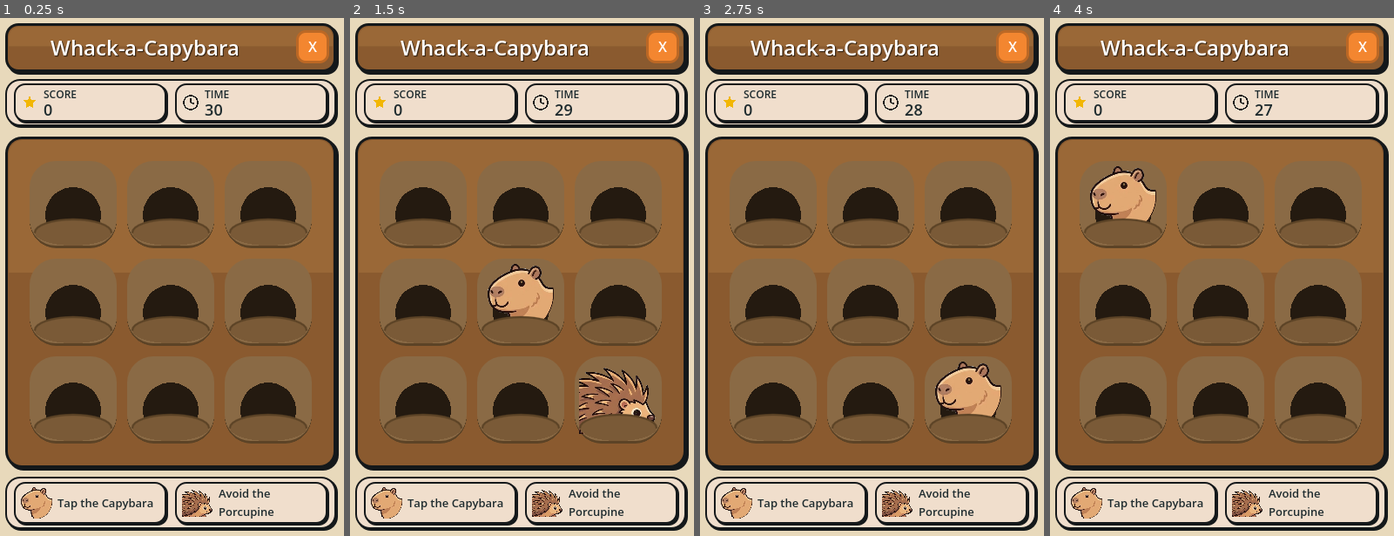
Above: before the commit, frames 1-4 (left to right).
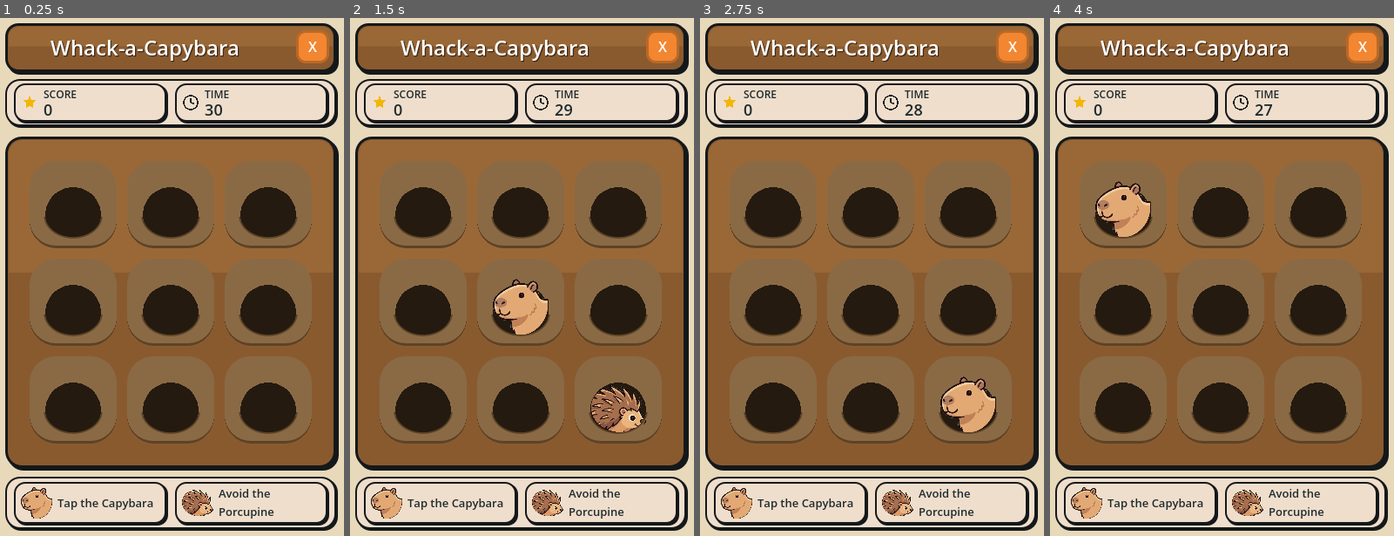
Above: after the commit, the same moments.

Repository: melissajrichardson99/cap-companion
Game: Godot game, scene res://scenes/Main.tscn
Same seed, same stepped clock (60 frames per second), same inputs: the game is played once before the commit and once after it.
Inputs (mouse positions are in pixels of both pictures, inside the frame that each line leads up to):
- Up to frame 1 (0.25 s): no input
- Up to frame 2 (1.5 s): click (422, 204) at 0.5 s; click (522, 204) at 1.25 s
- Up to frame 3 (2.75 s): click (968, 204) at 2 s
- Up to frame 4 (4 s): click (1122, 302) at 2.75 s; click (1222, 302) at 3.5 s

The runs differ from the first frame. In frame 1, 4.5% of the frame differs, in the area x 9-90%, y 38-97%; in frame 2, 6.7%; in frame 3, 5.5%; in frame 4, 5.5%.

Commit message:
Further updates to whack a capybara

Diff:
--- a/minigames/whack_a_capybara/scripts/Main.gd
+++ b/minigames/whack_a_capybara/scripts/Main.gd
@@ -59,7 +59,18 @@
 const CAPY_CROP_RADII := Vector2(112, 120)
 const CAPY_CROP_STROKE := 3.0
 const CAPY_OUTLINE := Color("#26110c")
-const COLOR_DIRT_LIP := Color("#7a5a37")
+# porcupine_face.png has the same kind of hard crop, along its left edge and
+# its whole bottom edge; the same load-time trim rounds it off (and drops a
+# paw fragment that would otherwise poke out past the hole's front rim).
+const PORC_CROP_CENTER := Vector2(160, 128)
+const PORC_CROP_RADII := Vector2(160, 128)
+
+# Critters are contain-fit into a square no wider than the hole opening
+# (64% of the cell), centred on the hole, with their bottom edge tucked just
+# behind the hole's front rim.
+const CRITTER_MAX_SIDE := 64.0
+const CRITTER_LIFT := 3.0
+const RIM_THICKNESS := 7.0
 
 @onready var score_caption_label: Label = $UI/StatsBar/ScorePill/CaptionLabel
 @onready var score_value_label: Label = $UI/StatsBar/ScorePill/ValueLabel
@@ -83,10 +94,12 @@
 var game_clock: float = 0.0
 
 var capybara_texture: Texture2D = CAPYBARA_TEXTURE
+var porcupine_texture: Texture2D = PORCUPINE_TEXTURE
 
 func _ready() -> void:
 	randomize()
 	capybara_texture = _crop_to_ellipse(CAPYBARA_TEXTURE, CAPY_CROP_CENTER, CAPY_CROP_RADII, CAPY_CROP_STROKE)
+	porcupine_texture = _crop_to_ellipse(PORCUPINE_TEXTURE, PORC_CROP_CENTER, PORC_CROP_RADII, CAPY_CROP_STROKE)
 	_style_ui()
 	holes.assign(hole_grid.get_children())
 	for i in range(holes.size()):
@@ -232,10 +245,10 @@
 		_draw_mound(rect)
 		match hole_state[i]:
 			Critter.CAPYBARA:
-				_draw_capybara_in_hole(rect)
+				_draw_critter_in_hole(capybara_texture, rect)
 			Critter.DECOY:
-				_draw_porcupine(rect)
-		_draw_hole_lip(rect)
+				_draw_critter_in_hole(porcupine_texture, rect)
+		_draw_front_rim(rect)
 
 func _hole_rect(index: int) -> Rect2:
 	var col := index % HOLE_COLS
@@ -244,42 +257,51 @@
 	return Rect2(pos, Vector2(HOLE_CELL, HOLE_CELL))
 
 func _draw_mound(rect: Rect2) -> void:
-	var center := rect.position + rect.size * 0.5
 	var mound_sb := StyleBoxFlat.new()
 	mound_sb.bg_color = COLOR_DIRT_LIGHT
 	mound_sb.set_corner_radius_all(int(rect.size.x * 0.3))
 	mound_sb.border_width_bottom = 3
 	mound_sb.border_color = COLOR_DIRT_DARK
 	draw_style_box(mound_sb, rect)
-	draw_circle(center + Vector2(0, rect.size.y * 0.12), rect.size.x * 0.32, COLOR_HOLE_SHADOW)
+	draw_circle(_hole_center(rect), _hole_radius(rect), COLOR_HOLE_SHADOW)
+
+func _hole_center(rect: Rect2) -> Vector2:
+	return rect.position + Vector2(rect.size.x * 0.5, rect.size.y * 0.62)
+
+func _hole_radius(rect: Rect2) -> float:
+	return rect.size.x * 0.32
 
 func _draw_capybara(rect: Rect2) -> void:
 	_draw_texture_contain(capybara_texture, rect, 0.9)
 
-func _draw_capybara_in_hole(rect: Rect2) -> void:
-	# Scaled to fit the cell with an 8px side / 6px top margin, anchored at
-	# the bottom centre so its lower edge sits behind the hole's front lip.
-	var tex_size := capybara_texture.get_size()
-	var fit := Vector2(rect.size.x - 16.0, _lip_center_y(rect) - rect.position.y - 6.0)
-	var fit_scale: float = min(fit.x / tex_size.x, fit.y / tex_size.y)
+func _draw_critter_in_hole(tex: Texture2D, rect: Rect2) -> void:
+	# Contain-fit into a CRITTER_MAX_SIDE square, centred on the hole, with the
+	# bottom edge sitting inside the front rim's band so the rim hides it.
+	var hc := _hole_center(rect)
+	var tex_size := tex.get_size()
+	var fit_scale: float = min(CRITTER_MAX_SIDE / tex_size.x, CRITTER_MAX_SIDE / tex_size.y)
 	var draw_size := tex_size * fit_scale
-	var bottom_center := Vector2(rect.position.x + rect.size.x * 0.5, _lip_center_y(rect))
-	draw_texture_rect(capybara_texture, Rect2(bottom_center - Vector2(draw_size.x * 0.5, draw_size.y), draw_size), false)
-
-func _lip_center_y(rect: Rect2) -> float:
-	return rect.position.y + rect.size.y * 0.82
-
-func _draw_hole_lip(rect: Rect2) -> void:
-	# Front rim of the hole, drawn over the critter so whatever is below the
-	# rim reads as still underground.
-	var center := Vector2(rect.position.x + rect.size.x * 0.5, _lip_center_y(rect))
-	var radii := Vector2(rect.size.x * 0.44, rect.size.y * 0.15)
+	var bottom_y := hc.y + _hole_radius(rect) - RIM_THICKNESS * 0.5 - CRITTER_LIFT
+	draw_texture_rect(tex, Rect2(Vector2(hc.x - draw_size.x * 0.5, bottom_y - draw_size.y), draw_size), false)
+
+func _draw_front_rim(rect: Rect2) -> void:
+	# Front lip of the hole, drawn over the critter: a crescent hugging the
+	# lower half of the hole, RIM_THICKNESS thick at the bottom and tapering
+	# to nothing at the sides, filled with the mound colour the hole is cut
+	# into so it reads as the hole's own edge rather than a separate object.
+	var hc := _hole_center(rect)
+	var ro := _hole_radius(rect) + 1.0
 	var points := PackedVector2Array()
+	var inner := PackedVector2Array()
 	for k in range(33):
-		var ang := TAU * k / 32.0
-		points.append(center + Vector2(cos(ang) * radii.x, sin(ang) * radii.y))
-	draw_colored_polygon(points, COLOR_DIRT_LIP)
-	draw_polyline(points.slice(16, 33), COLOR_DIRT_DARK, 2.0, true)
+		var ang := PI * k / 32.0
+		points.append(hc + Vector2(cos(ang) * ro, sin(ang) * ro))
+	for k in range(31, 0, -1):
+		var ang := PI * k / 32.0
+		inner.append(hc + Vector2(cos(ang) * ro, sin(ang) * (ro - RIM_THICKNESS)))
+	points.append_array(inner)
+	draw_colored_polygon(points, COLOR_DIRT_LIGHT)
+	draw_polyline(inner, COLOR_DIRT_DARK, 1.5, true)
 
 # Returns src with everything outside an ellipse (in src pixel space) made
 # transparent and an outline stroke px wide along the cut, so the cut edge
@@ -305,7 +327,7 @@
 	return ImageTexture.create_from_image(img.get_region(img.get_used_rect()))
 
 func _draw_porcupine(rect: Rect2) -> void:
-	_draw_texture_contain(PORCUPINE_TEXTURE, rect, 0.9)
+	_draw_texture_contain(porcupine_texture, rect, 0.9)
 
 func _draw_texture_contain(tex: Texture2D, rect: Rect2, scale_factor: float = 1.0) -> void:
 	var tex_size := tex.get_size()
Not shown, changed: frontend/games-dist/whack_a_capybara/index.html
Not shown, changed: frontend/games-dist/whack_a_capybara/index.pck
Not shown, changed: minigames/whack_a_capybara/README.md
